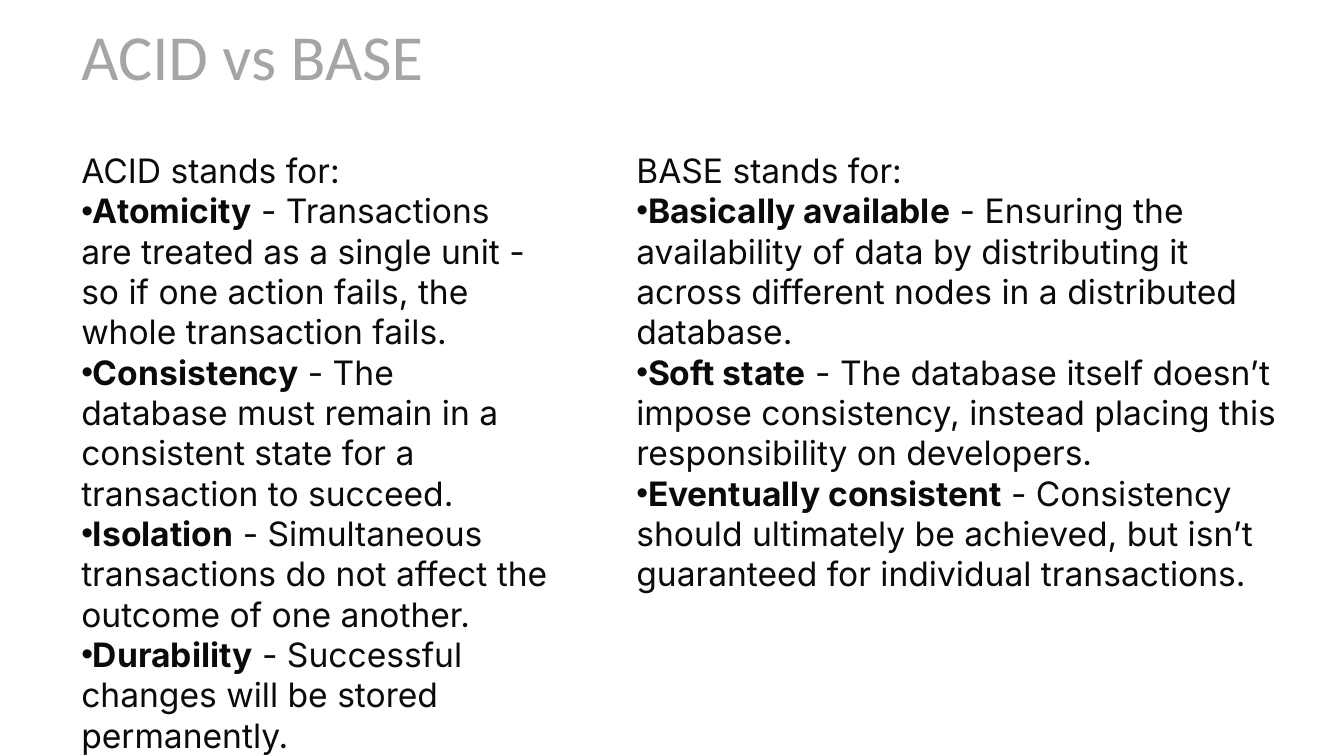
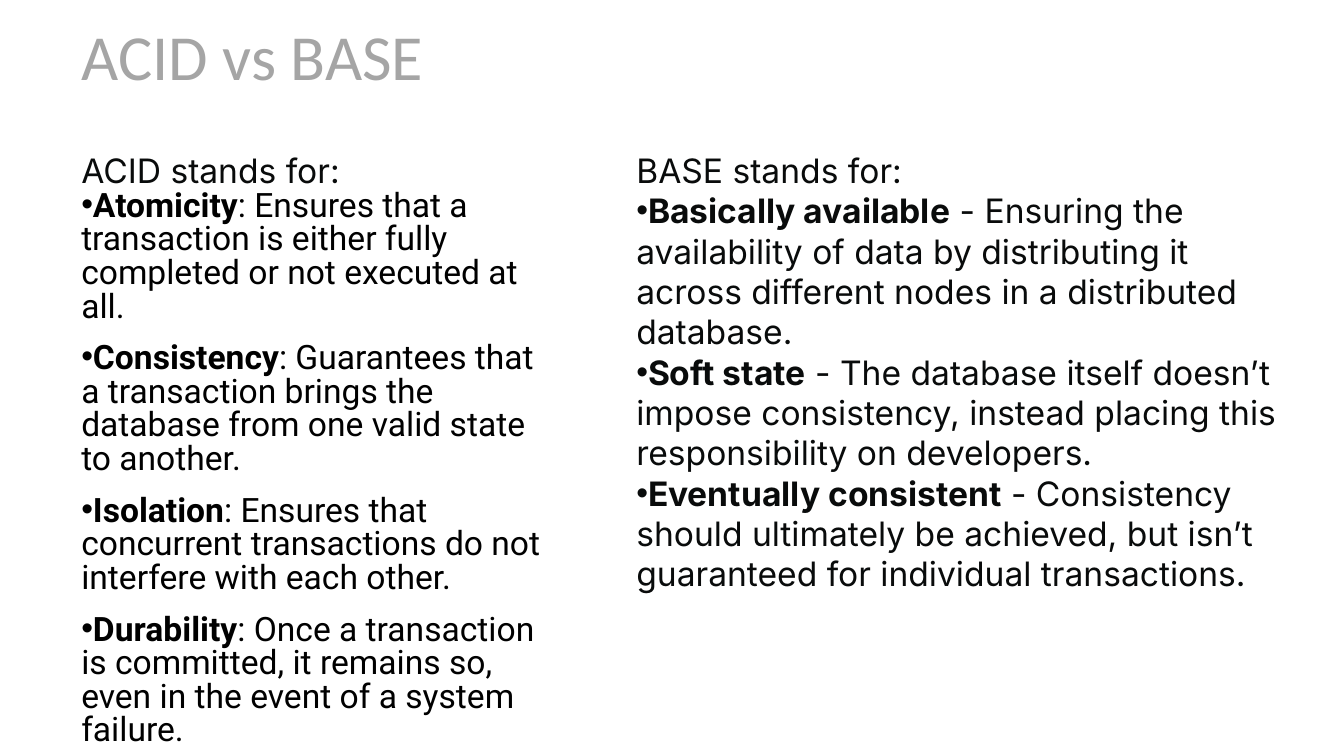
Before and after one commit to as6485/technology, a slide deck: slide 6 of MongoDB.pptx. Drawn at 1344x756 pixels with LibreOffice and Linux fonts; fonts in the diff are those of the drawing. Boxes give left, top, right and bottom in pixels: in the first picture for what was removed or moved away, otherwise in the second. Text is boxed around its words. In the diff, an @@ line names an element or a change of style, - is before the commit and + after.

Commit message:
Updates to System Design

```diff
--- a/MongoDB.pptx
+++ b/MongoDB.pptx
@@ text at bbox=[81, 191, 540, 742]: text changed; font Inter to Roboto; text colour #090B0B to #000000 @@
-• Atomicity - Transactions are treated as a single unit - so if one action fails, the whole transaction fails.
-• Consistency - The database must remain in a consistent state for a transaction to succeed.
-• Isolation - Simultaneous transactions do not affect the outcome of one another.
-• Durability - Successful changes will be stored permanently.
+• Atomicity: Ensures that a transaction is either fully completed or not executed at all.
+• Consistency: Guarantees that a transaction brings the database from one valid state to another.
+• Isolation: Ensures that concurrent transactions do not interfere with each other.
+• Durability: Once a transaction is committed, it remains so, even in the event of a system failure.
```
Also in this commit, not shown: 1 other file.
